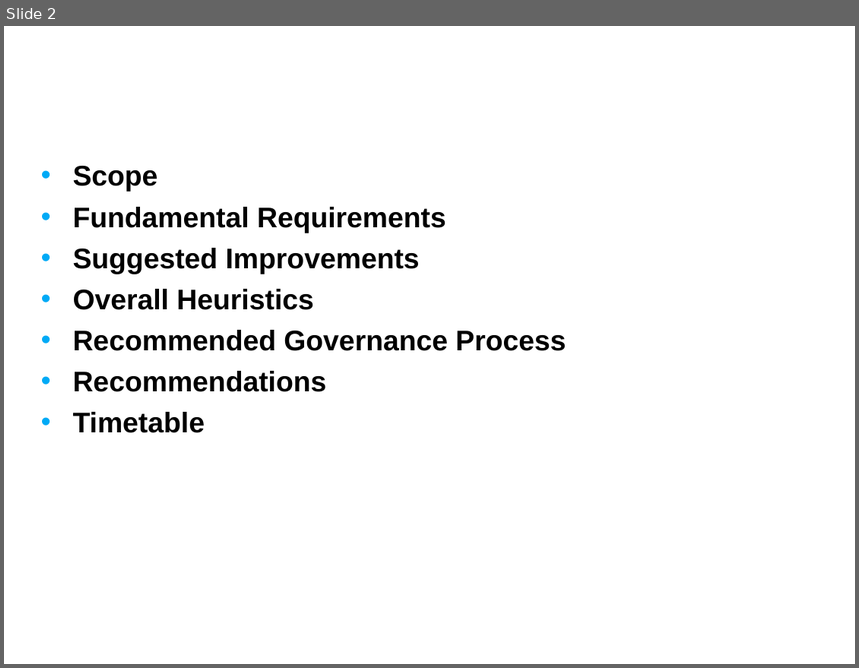
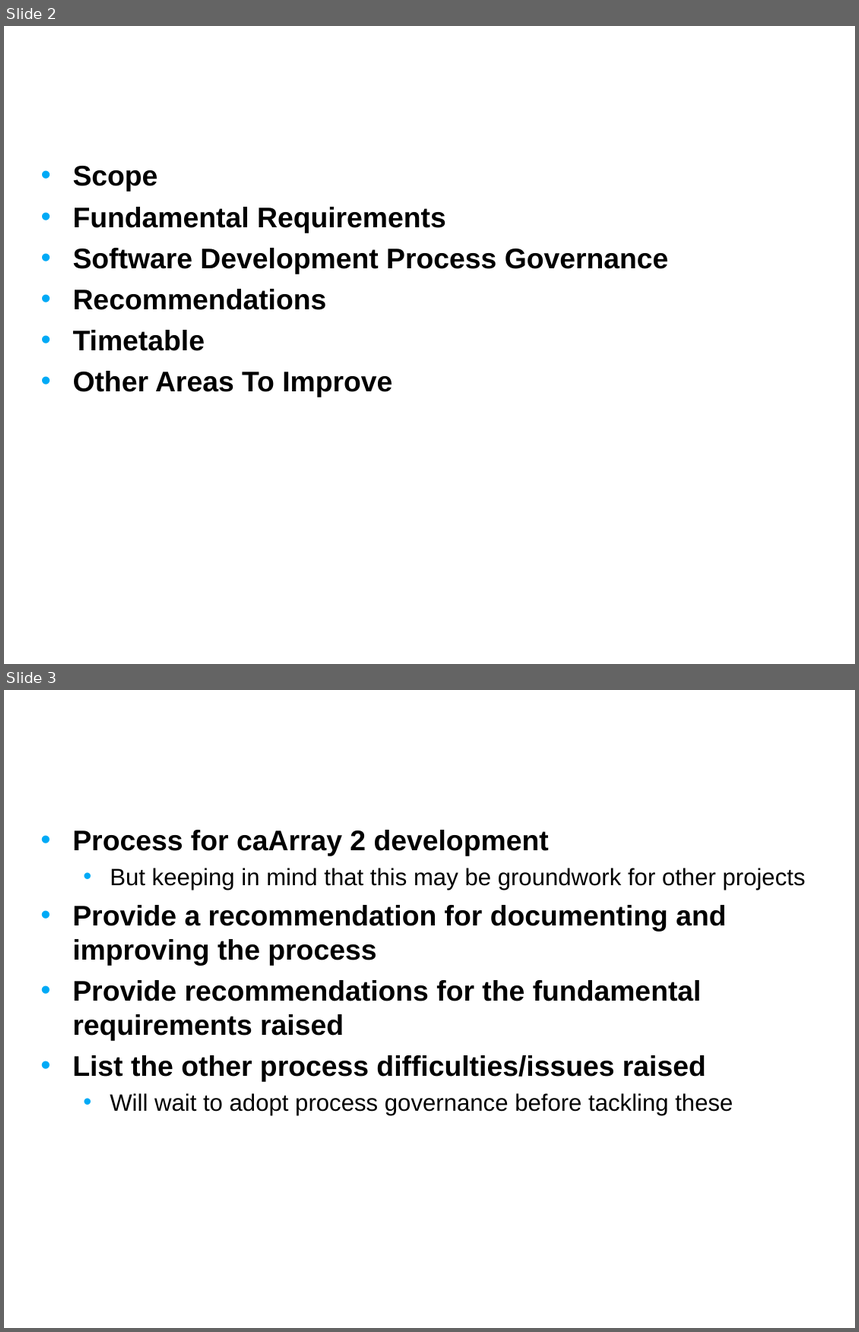
Before and after one commit to NCIP/caarray-docs, a slide deck: environment/references/process_improvement_proposal.ppt. Shown one above the other, each under a label of ours: slide 2 before the commit, slides 2 and 3 after it. The pictures are 859x668 and 859x1332 pixels, drawn with LibreOffice and Linux fonts; fonts in the diff are those of the drawing; background and template pictures are left out. Boxes give left, top, right and bottom in pixels: in the first picture for what was removed or moved away, otherwise in the second. Text is boxed around its words. In the diff, an @@ line names an element or a change of style, - is before the commit and + after.

```diff
--- a/environment/references/process_improvement_proposal.ppt
+++ b/environment/references/process_improvement_proposal.ppt
@@ slide 3 added at [4, 690, 855, 1328], background picture (left out) @@
@@ title added at [32, 690, 671, 790], 24 pt, text #FFFFFF, bold @@
+Scope
@@ text added at [72, 830, 806, 1116], 24 pt, text #000000, bold @@
+• Process for caArray 2 development
+  • But keeping in mind that this may be groundwork for other projects
+• Provide a recommendation for documenting and improving the process
+• Provide recommendations for the fundamental requirements raised
+• List the other process difficulties/issues raised
+  • Will wait to adopt process governance before tackling these
@@ slide 2 changed as well @@
@@ text at [73, 248, 669, 274]: text changed @@
-• Suggested Improvements
-• Overall Heuristics
-• Recommended Governance Process
+• Software Development Process Governance
@@ text at [73, 371, 392, 398]: paragraph added @@
+• Other Areas To Improve
```
Also in this commit, not shown: 11 other slides changed, 1 other slide added.
